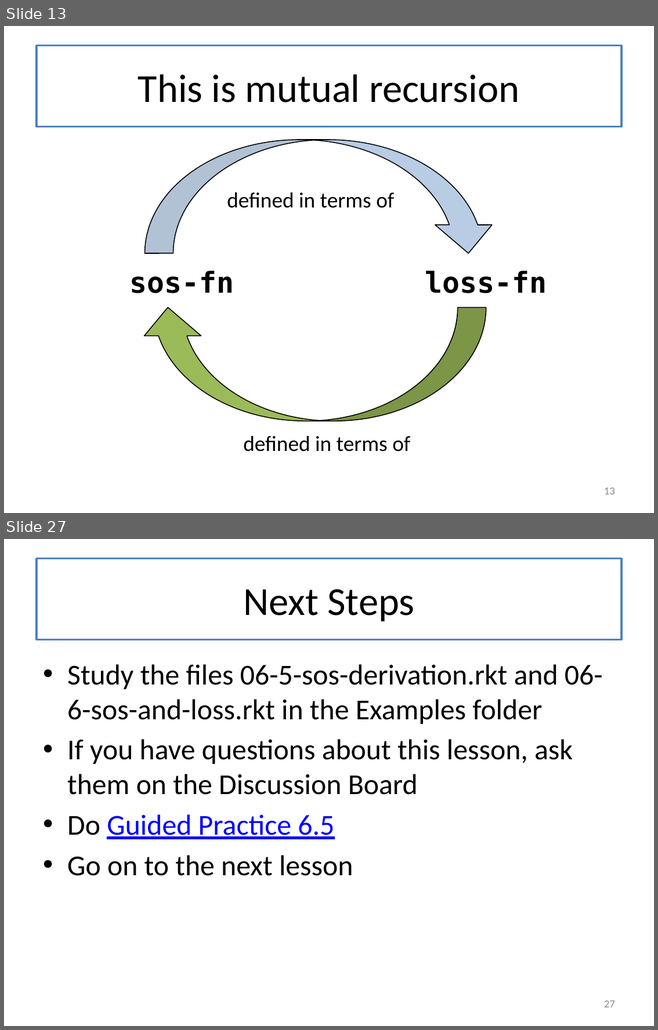
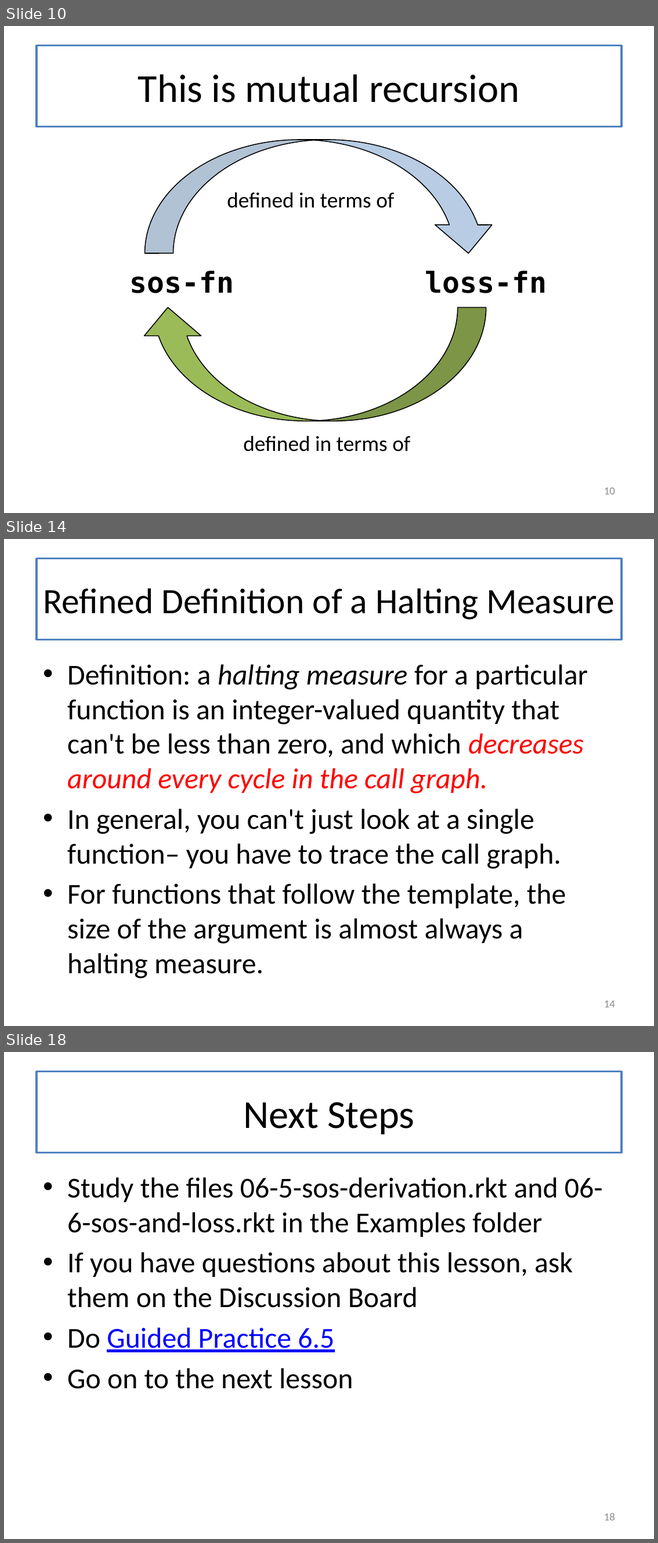
Before and after one commit to mwand/cs5010f16, a slide deck: Slides/Lesson 6.6 Halting Functions for Tree-Like Structures.pptx. Shown one above the other, each under a label of ours: slides 13 and 27 before the commit, slides 10, 14 and 18 after it; the slides between them are not shown. The pictures are 658x1030 and 658x1543 pixels, drawn with LibreOffice and Linux fonts; fonts in the diff are those of the drawing. Boxes give left, top, right and bottom in pixels: in the first picture for what was removed or moved away, otherwise in the second. Text is boxed around its words. In the diff, an @@ line names an element or a change of style, - is before the commit and + after.

```diff
--- a/Slides/Lesson 6.6 Halting Functions for Tree-Like Structures.pptx
+++ b/Slides/Lesson 6.6 Halting Functions for Tree-Like Structures.pptx
@@ slide 14 added at (x1=4, y1=539, x2=654, y2=1026), background #FFFFFF @@
@@ title added at (x1=36, y1=559, x2=621, y2=640), fill #FFFFFF, outline #4F81BD 2.25 pt, 39.6 pt, text #000000 @@
+Refined Definition of a Halting Measure
@@ text added at (x1=67, y1=664, x2=587, y2=979), 32 pt, text #000000 @@
+• Definition: a halting measure for a particular function is an integer-valued quantity that can't be less than zero, and which decreases around every cycle in the call graph.
+• In general, you can't just look at a single function– you have to trace the call graph.
+• For functions that follow the template, the size of the argument is almost always a halting measure.
@@ page number added at (x1=604, y1=1001, x2=615, y2=1008), 12 pt, text #8C8C8C @@
+14
@@ what was slide 13 is now slide 10 @@
@@ page number at (x1=604, y1=488, x2=615, y2=495): text changed @@
-13
+10
@@ what was slide 27 is now slide 18 @@
@@ page number at (x1=604, y1=1513, x2=615, y2=1521): text changed @@
-27
+18
```
Also in this commit, not shown: 4 slides changed, 9 other slides added, 19 slides removed.
